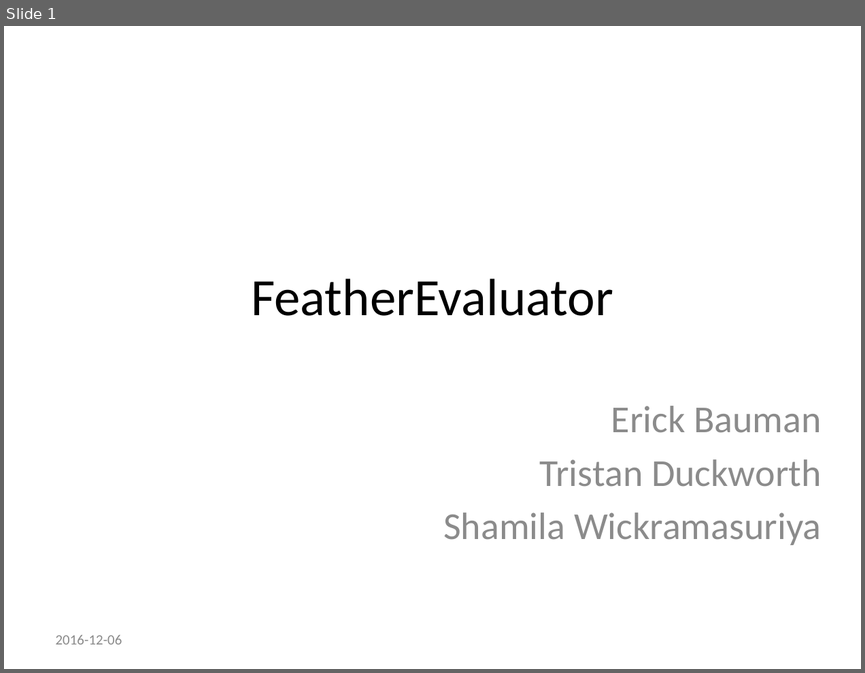
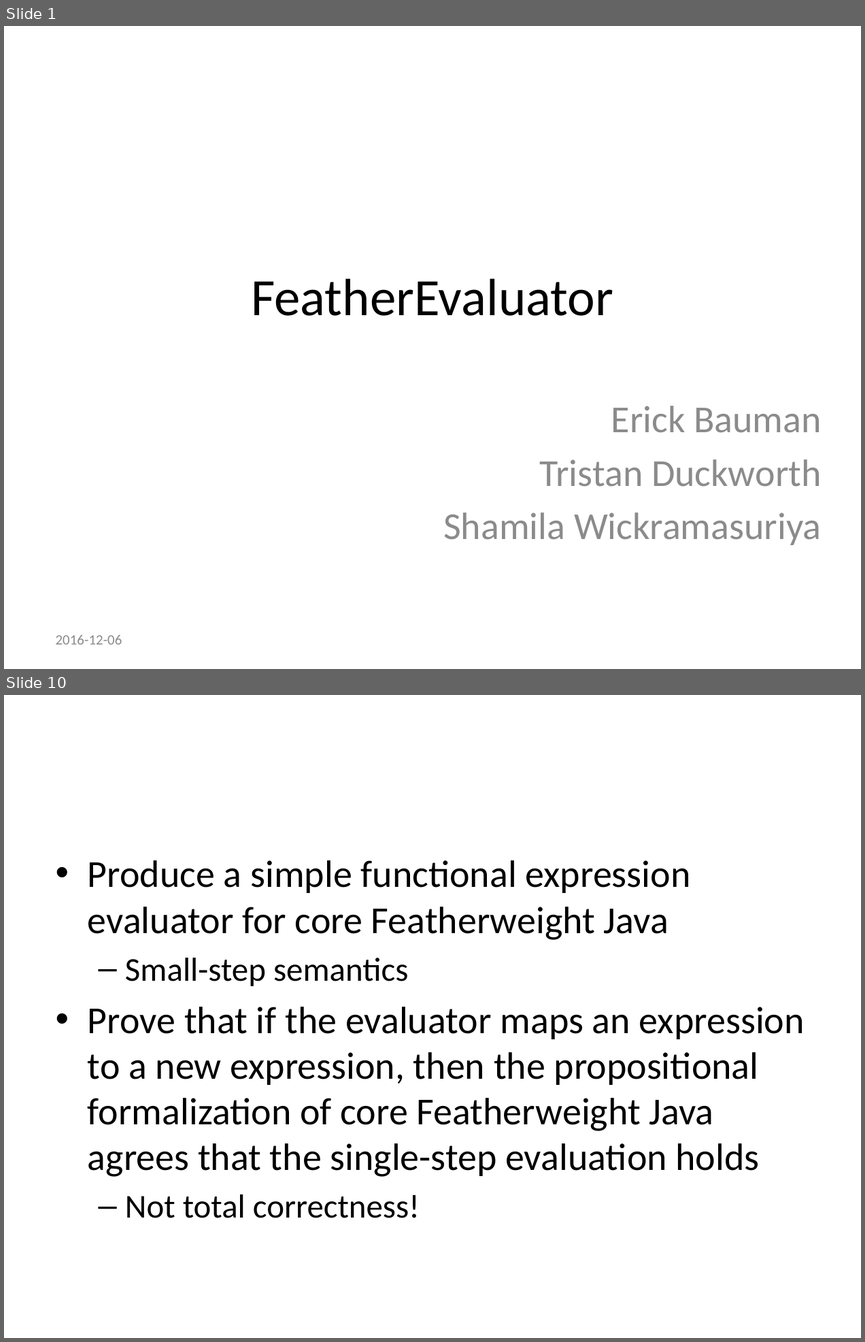
Before and after one commit to tgduckworth/FeatherEvaluator, a slide deck: Document/Presentation.pptx. Shown one above the other, each under a label of ours: slide 1 before the commit, slides 1 and 10 after it; the slides between them are not shown. The pictures are 865x673 and 865x1342 pixels, drawn with LibreOffice and Linux fonts; fonts in the diff are those of the drawing; background and template pictures are left out. Boxes give left, top, right and bottom in pixels: in the first picture for what was removed or moved away, otherwise in the second. Text is boxed around its words. In the diff, an @@ line names an element or a change of style, - is before the commit and + after.

```diff
--- a/Document/Presentation.pptx
+++ b/Document/Presentation.pptx
@@ slide 10 added at (4, 695, 861, 1338), background picture (left out) @@
@@ title added at (193, 705, 687, 764), 39.6 pt, text #FFFFFF @@
+Objectives
@@ text added at (88, 860, 804, 1218), 32 pt, text #000000 @@
+• Produce a simple functional expression evaluator for core Featherweight Java
+  – Small-step semantics
+• Prove that if the evaluator maps an expression to a new expression, then the propositional formalization of core Featherweight Java agrees that the single-step evaluation holds
+  – Not total correctness!
```
Also in this commit, not shown: 3 slides changed, 22 other slides added, 4 slides removed, 2 other files.
